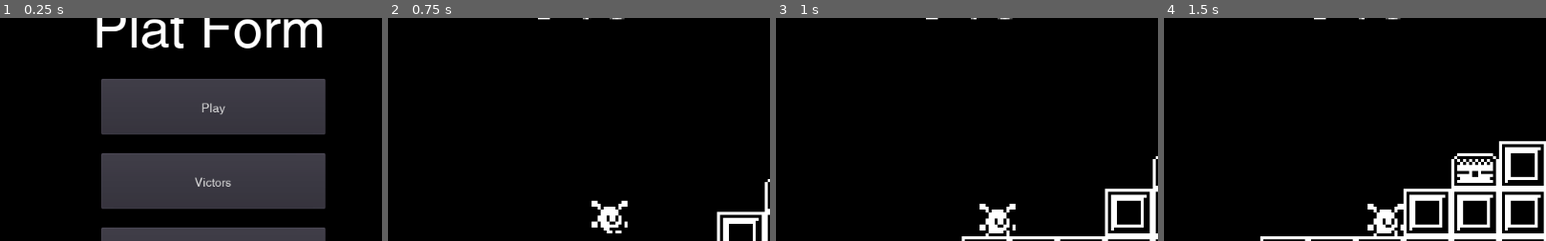
Above: before the commit, frames 1-4 (left to right).
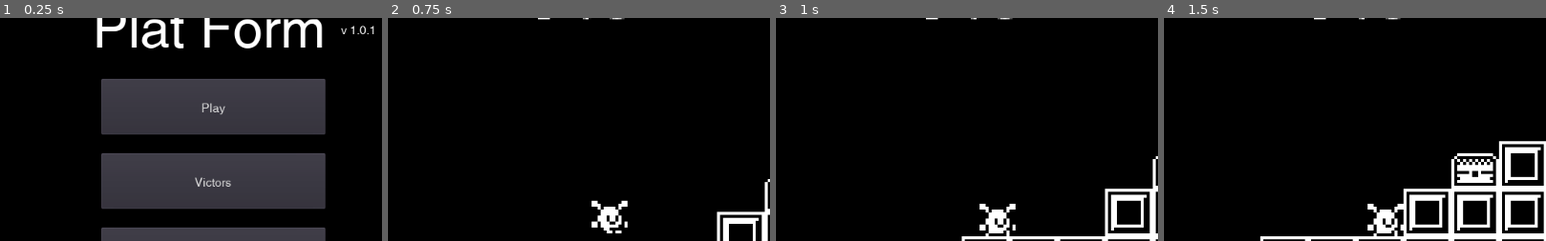
Above: after the commit, the same moments.

Repository: thomasapope/plat-form
Game: Godot game, scene res://scenes/Main.tscn
Two runs of this game, one before a commit and one after it. Both use one fixed random seed, a clock stepped at 60 frames per second and the inputs below.
Inputs (mouse positions are % of the whole screen's width and height, from its top left):
- Up to frame 1 (0.25 s): no input
- Up to frame 2 (0.75 s): click "Play" at 0.5 s
- Up to frame 3 (1 s): no input
- Up to frame 4 (1.5 s): tap Enter at 1.25 s; move the mouse to (72, 45) at 1.27 s; hold D (right) from 1.28 s (still down); click (72, 45) at 1.42 s
The pictures show only the part of the screen within x 21-71%, y 13-63%; the shares and areas given below are measured in that part.

The runs differ from the first frame. In frame 1, 0.1% of the frame differs, in the area x 89-98%, y 3-8%; in frame 2, nothing differs; in frame 3, nothing differs; in frame 4, nothing differs.

Commit message:
Add version label to main menu

Diff:
--- a/scenes/Main.tscn
+++ b/scenes/Main.tscn
@@ -1,11 +1,10 @@
-[gd_scene load_steps=7 format=2]
+[gd_scene load_steps=6 format=2]
 
 [ext_resource path="res://ui/Swansea72.tres" type="DynamicFont" id=1]
 [ext_resource path="res://ui/UITheme.tres" type="Theme" id=2]
 [ext_resource path="res://scripts/MenuButton.gd" type="Script" id=3]
 [ext_resource path="res://art/character/tile_0281.png" type="Texture" id=4]
 [ext_resource path="res://art/mono_tileset.tres" type="TileSet" id=5]
-[ext_resource path="res://scripts/Helper/VersionLabel.gd" type="Script" id=6]
 
 [node name="Main" type="Control"]
 __meta__ = {
@@ -26,9 +25,15 @@
 }
 
 [node name="Version" type="Label" parent="Label"]
-margin_right = 40.0
-margin_bottom = 9.0
-script = ExtResource( 6 )
+margin_left = 457.0
+margin_top = 23.0
+margin_right = 569.0
+margin_bottom = 63.0
+theme = ExtResource( 2 )
+text = "v 1.0.1"
+__meta__ = {
+"_edit_use_anchors_": false
+}
 
 [node name="VBoxContainer" type="VBoxContainer" parent="."]
 margin_left = 351.0
--- a/scripts/Helper/VersionLabel.gd
+++ /dev/null
@@ -1,5 +0,0 @@
-extends Label
-
-
-func _ready():
-	text = ""
Binary file added: Screenshot.png
Not shown, added: Screenshot.png.import
Binary file added: Screenshot_Blank.png
Not shown, added: Screenshot_Blank.png.import
